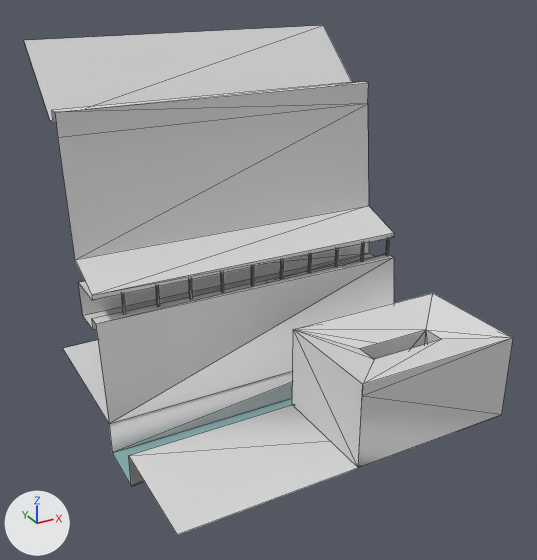
Two versions of the OBJ model assets/stl_export/cc21.obj, one commit apart.
One viewpoint serves both versions: a 50 mm camera at (-28.6, -52.8, 36.4) aimed at (-1.4, -3.1, 11.6). The axes (+X, +Y, +Z) are drawn at lower left. The lights are the same throughout. The first picture is the older version. Mesh edges are drawn as thin lines. Where no turn or scale is listed for an object, it has been applied to the vertices. Vertices at exactly the same position are counted once.

Names of what the first picture shows: 'cc21'.
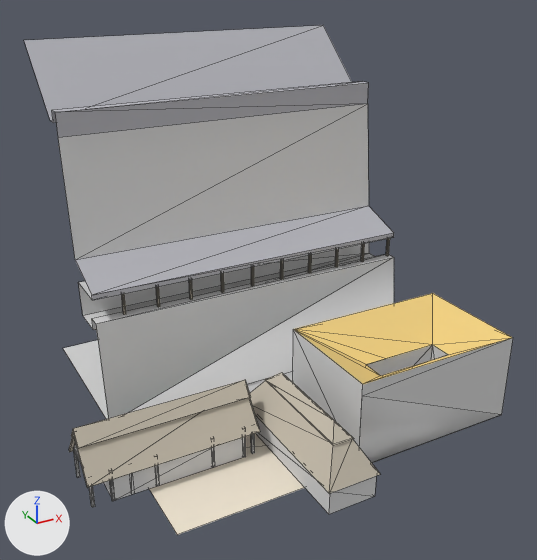
The edits, one by one:
Material 'straw' (mat_straw) is new.
Its base color is (0.569, 0.514, 0.42) (light grey #c7bead).
Its roughness is 1.0.
Material 'castleRoof' (mat_castleroof) is new.
Its base color is (0.471, 0.471, 0.51) (grey #b7b7bd).
Its roughness is 1.0.
Material 'Material' (mat_material) is new.
Its base color is (0.878, 0.639, 0.224) (yellow #f1d182).
Its roughness is 1.0.
Material 'cortyard' (mat_cortyard) is new.
Its base color is (0.878, 0.792, 0.651) (pale yellow #f1e6d3).
Its roughness is 1.0.
me_cc21 is used by ob_cc21; location (0.0, 0.0, 0.0).
me_cc21 had 138 vertices, 199 faces and spanned x -15.0..15.0, y -15.0..15.0, z -3.0..29.6.
me_cc21 now has 324 vertices, 491 faces and spans x -19.5..15.0, y -18.5..15.0, z -3.0..29.6.
me_cc21 part 1: a new loose piece, a box spanning x -4.8..-0.8, y -18.3..-5.5, z 0.0..2.1, in mat_default (light grey #dadada).
me_cc21 part 2: a new loose piece, a box spanning x -17.81..-17.58, y -9.57..-9.37, z 0.0..2.67, in mat_default (light grey #dadada).
me_cc21 part 3: a new loose piece, a box spanning x -9.83..-9.6, y -9.57..-9.37, z 0.0..2.67, in mat_default (light grey #dadada).
me_cc21 part 4: a new loose piece, a box spanning x -7.16..-6.93, y -9.57..-9.37, z 0.0..2.67, in mat_default (light grey #dadada).
me_cc21 part 5: a new loose piece, a box spanning x -14.39..-14.16, y -9.57..-9.37, z 0.0..2.67, in mat_default (light grey #dadada).
Part 6, on me_cc21:
5 vertices in x 4.0..11.0, y -11.0..-9.0, z 6.5 move by (0.0, -1.0, -1.0).
4 vertices in x 4.0..11.0, y -11.0..-9.0, z 0.0 move by (0.0, -1.0, 0.0).
105 vertices are added at x -19.5..-0.6, y -18.5..-5.0, z 0.0..5.7.
12 new vertices lie (13.6, 0.0, 0.0) away from vertices in x -19.5, y -10.0..-5.1, z 2.1..5.7.
5 new vertices lie (10.7, 0.0, 0.0) away from vertices in x -17.7, y -9.5..-5.5, z 0.0..5.0.
138 new faces join them, mat_default (light grey #dadada).
58 new faces join them, mat_straw (light grey #c7bead).
me_cc21 part 7: 14 faces spanning x -15.0..15.0, y 1.2..15.0, z 11.0..29.6 switch from mat_default (light grey #dadada) to mat_castleroof (grey #b7b7bd).
me_cc21 part 8: 120 faces spanning x -12.5..14.7, y 1.5..1.7, z 9.0..11.0 switch from mat_default (light grey #dadada) to mat_straw (light grey #c7bead).
me_cc21 part 9: 5 faces spanning x -15.0..15.0, y -15.0..-5.0, z 0.0 switch from mat_default (light grey #dadada) to mat_cortyard (pale yellow #f1e6d3).
me_cc21 part 10: 9 faces spanning x 0.0..15.0, y -15.0..-5.0, z 5.5..7.5 switch from mat_default (light grey #dadada) to mat_material (yellow #f1d182).
Other edits to the shape of me_cc21 do not show in these pictures.

Boxes [x1, y1, x2, y2] around the edits, measured in the pictures (537 x 560 px):
part 1 of me_cc21, added: after [255, 415, 376, 514]
part 2 of me_cc21, added: after [110, 480, 115, 501]
part 3 of me_cc21, added: after [212, 447, 215, 468]
part 4 of me_cc21, added: after [243, 437, 246, 457]
part 5 of me_cc21, added: after [155, 465, 160, 486]
part 6 of me_cc21, built on: before [361, 330, 441, 359]; after [69, 345, 448, 507]
part 7 of me_cc21, recoloured (light grey to grey): [24, 25, 394, 300] in both
part 8 of me_cc21, recoloured: [121, 238, 390, 315] in both
part 9 of me_cc21, recoloured (light grey to pale yellow): before [129, 405, 357, 535]; after [149, 434, 305, 535]
part 10 of me_cc21, recoloured: [294, 293, 513, 384] in both
